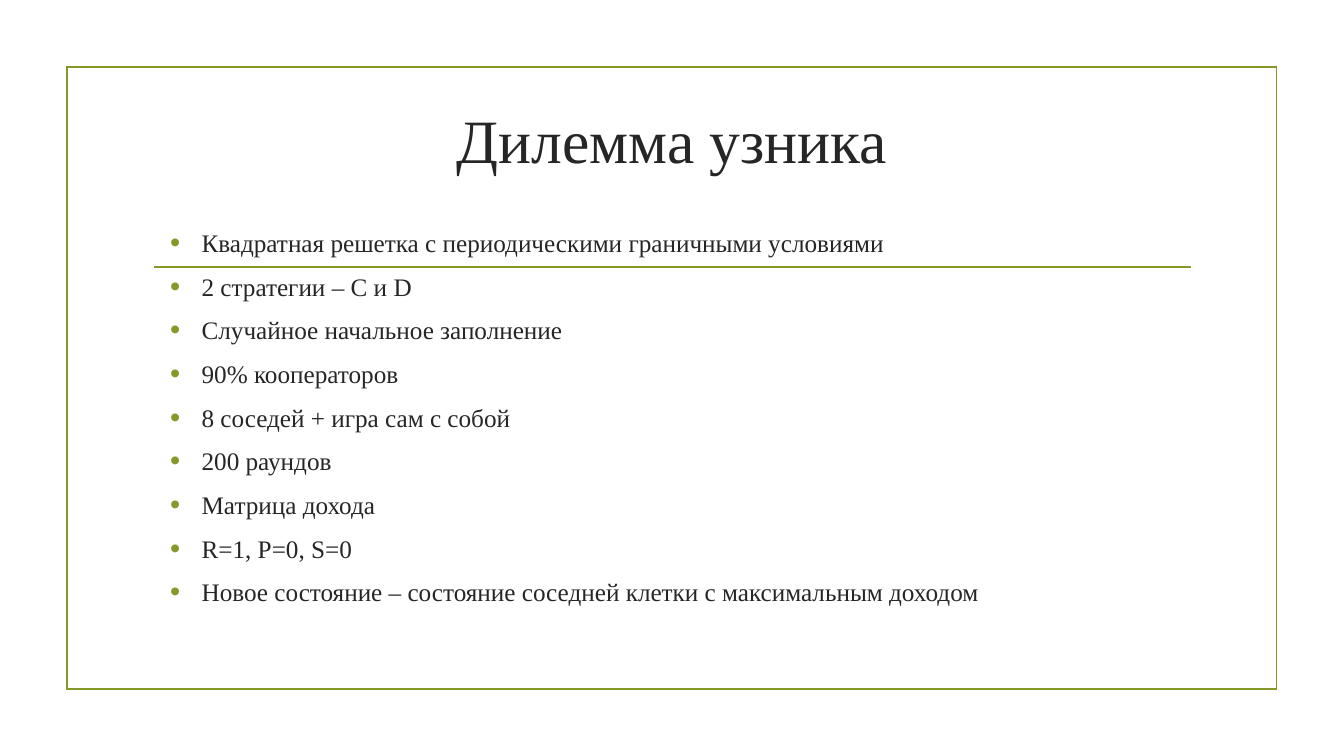
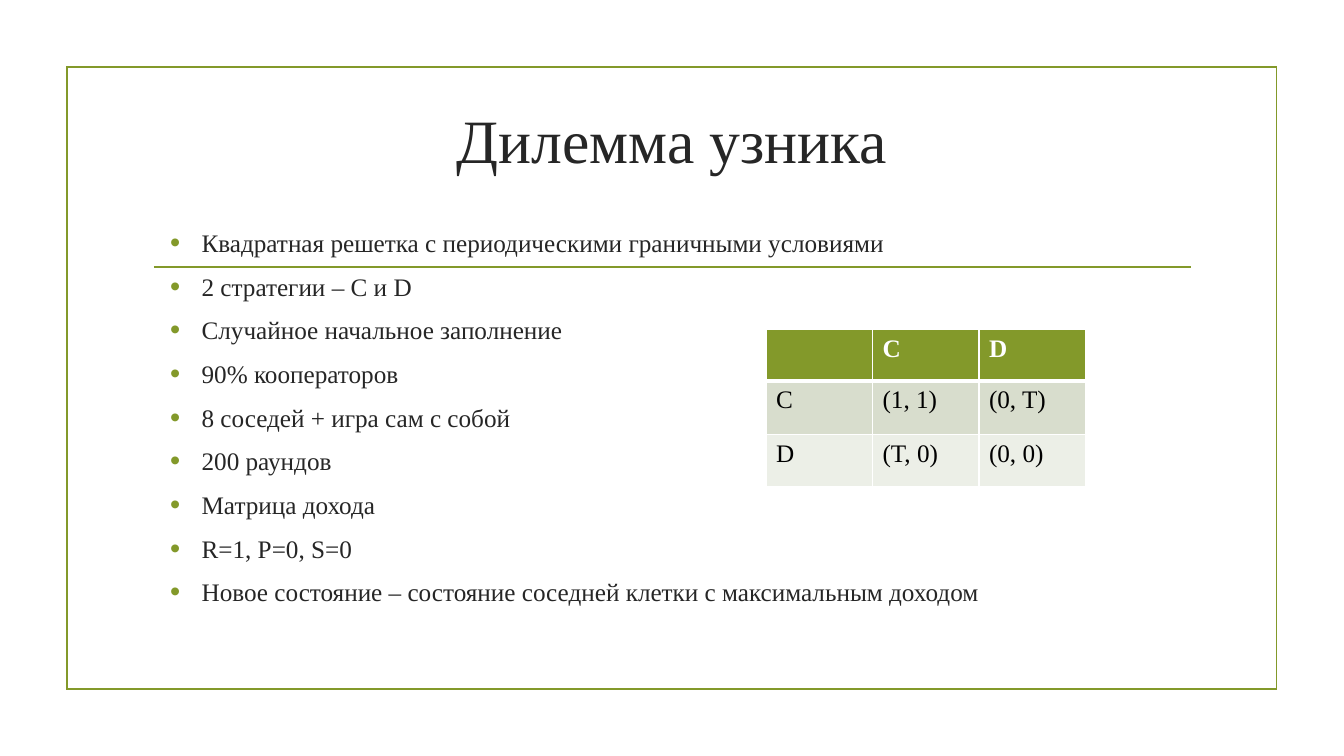
Before and after one commit to dercell/grid, a slide deck: slide 2 of МКР/МКР_през.pptx. Drawn at 1344x756 pixels with LibreOffice and Linux fonts; fonts in the diff are those of the drawing; background and template pictures are left out. Boxes give left, top, right and bottom in pixels: in the first picture for what was removed or moved away, otherwise in the second. Text is boxed around its words. In the diff, an @@ line names an element or a change of style, - is before the commit and + after.

Commit message:
Добавлена матрица дохода

```diff
--- a/МКР/МКР_през.pptx
+++ b/МКР/МКР_през.pptx
@@ table added at [766,330,1087,486], 3 rows, 3 columns @@
+ | С | D
+C | (1, 1) | (0, T)
+D | (T, 0) | (0, 0)
```
